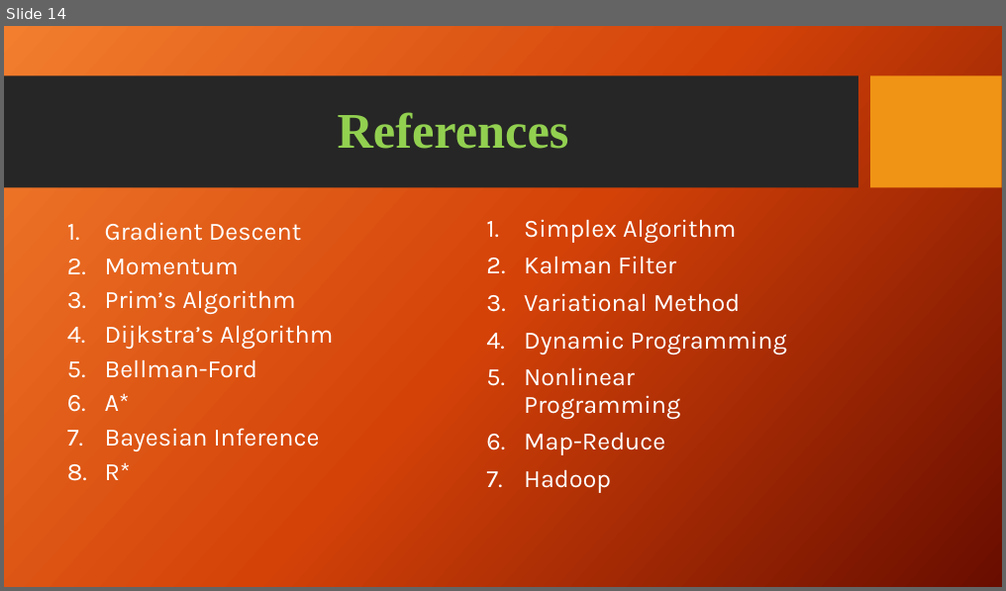
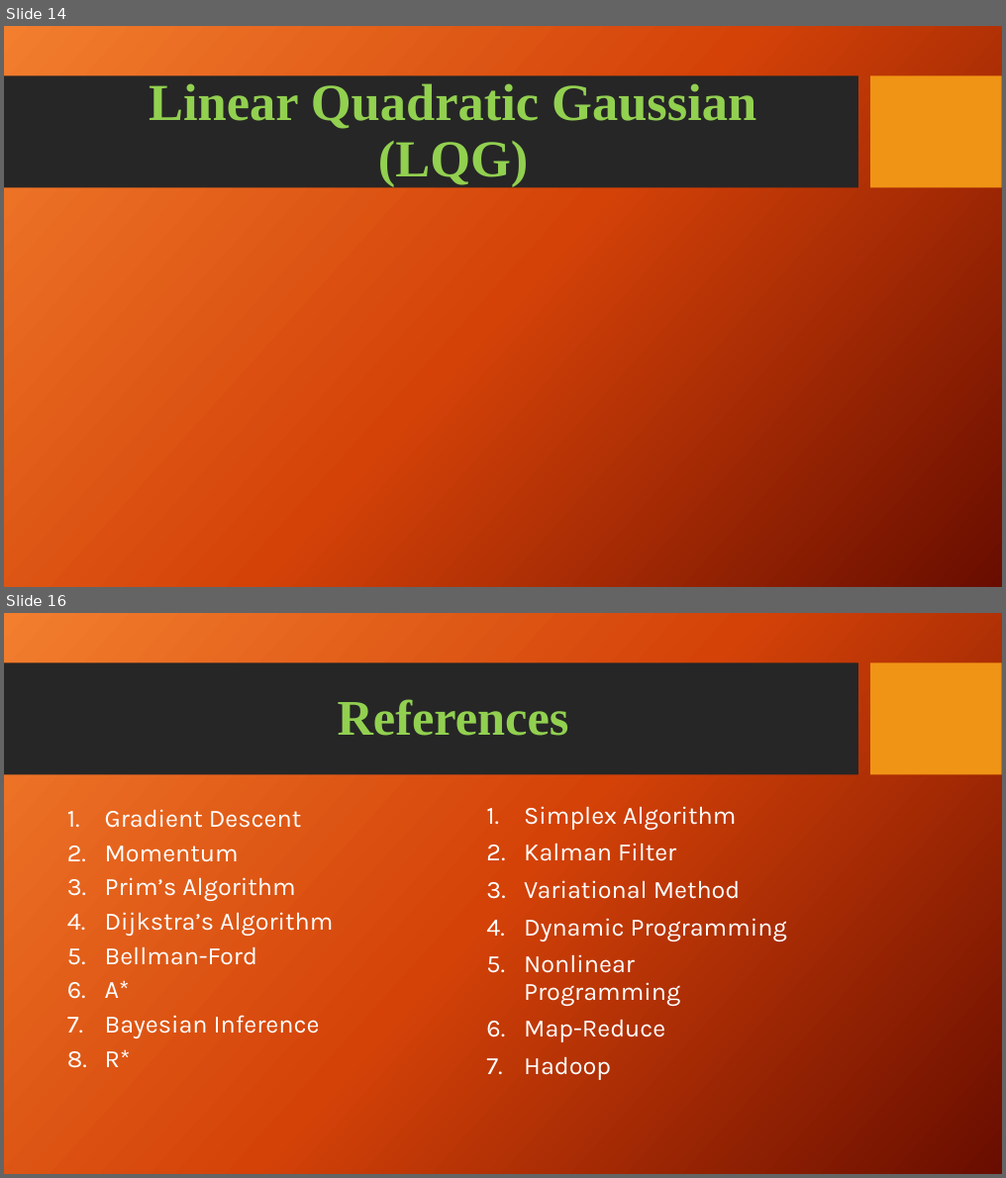
Before and after one commit to jschutkeker/AI_Cheat_Sheet, a slide deck: AI_Cheat_Sheet.pptx. Shown one above the other, each under a label of ours: slide 14 before the commit, slides 14 and 16 after it; the slides between them are not shown. The pictures are 1006x591 and 1006x1178 pixels, drawn with LibreOffice and Linux fonts; fonts in the diff are those of the drawing; background and template pictures are left out. Boxes give left, top, right and bottom in pixels: in the first picture for what was removed or moved away, otherwise in the second. Text is boxed around its words. In the diff, an @@ line names an element or a change of style, - is before the commit and + after.

```diff
--- a/AI_Cheat_Sheet.pptx
+++ b/AI_Cheat_Sheet.pptx
@@ slide 14 added at (x1=4, y1=26, x2=1002, y2=587), background picture (left out); not listed: 2 template elements that a slide beside it also shows @@
@@ title added at (x1=149, y1=83, x2=756, y2=187), 50 pt, text #92D050, bold @@
+Linear Quadratic Gaussian (LQG)
@@ what was slide 14 is now slide 16 @@
```
Also in this commit, not shown: 2 slides changed, 2 other slides added, 1 slide removed.
